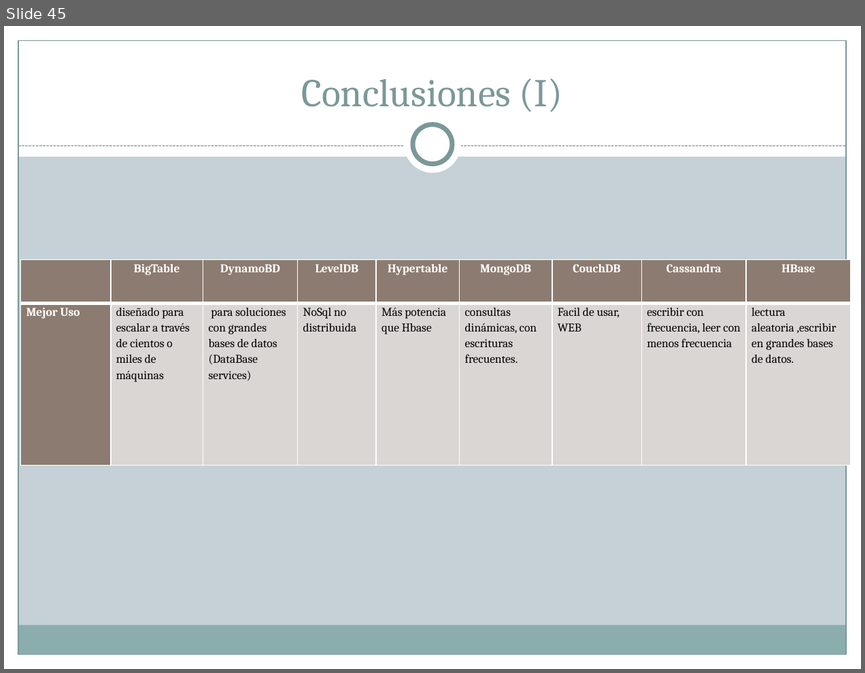
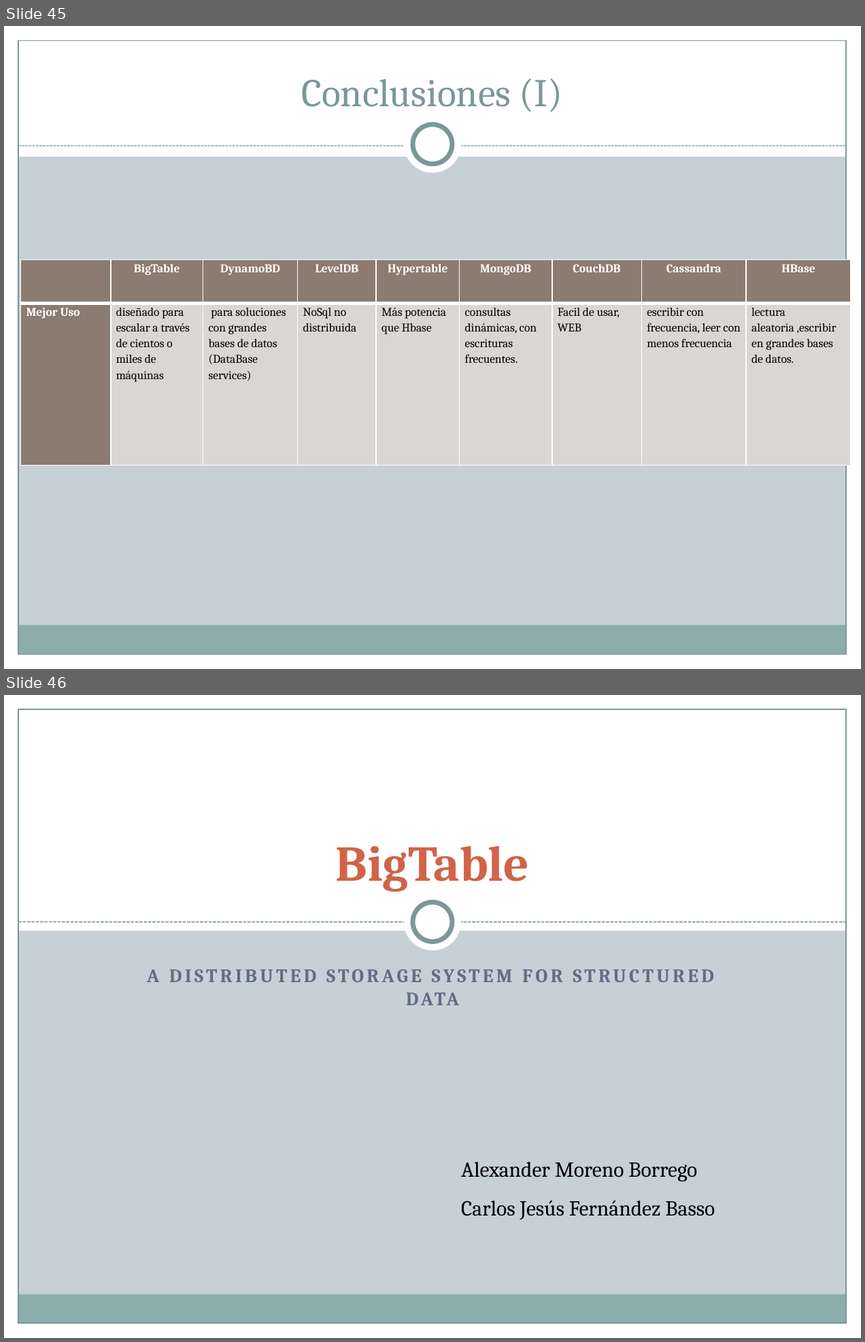
Before and after one commit to Transistores-de-silicio/Trabajo-MABD, a slide deck: BigTable.pptx. Shown one above the other, each under a label of ours: slide 45 before the commit, slides 45 and 46 after it. The pictures are 865x673 and 865x1342 pixels, drawn with LibreOffice and Linux fonts; fonts in the diff are those of the drawing. Boxes give left, top, right and bottom in pixels: in the first picture for what was removed or moved away, otherwise in the second. Text is boxed around its words. In the diff, an @@ line names an element or a change of style, - is before the commit and + after.

Commit message:
ultimo

```diff
--- a/BigTable.pptx
+++ b/BigTable.pptx
@@ slide 46 added at box(4, 695, 861, 1338), background #C5D1D7; not listed: 5 template elements that a slide beside it also shows @@
@@ rectangle added at box(4, 695, 861, 930), fill #FFFFFF @@
@@ title added at box(336, 846, 530, 892), 42 pt, text #D16349, bold @@
+BigTable
@@ ellipse added at box(404, 893, 462, 950), fill #FFFFFF @@
@@ ellipse added at box(413, 902, 452, 942), fill #FFFFFF, outline #7C999A 4 pt @@
@@ line added from (18, 922) to (847, 922), #7C999A 0.9 pt dashed @@
@@ subtitle added at box(147, 969, 713, 982), 16 pt, text #646B86, bold @@
+A DISTRIBUTED STORAGE SYSTEM FOR STRUCTURED DATA
@@ text added at box(461, 1161, 715, 1219), 18 pt, text #000000 @@
+Alexander Moreno Borrego
+Carlos Jesús Fernández Basso
```
